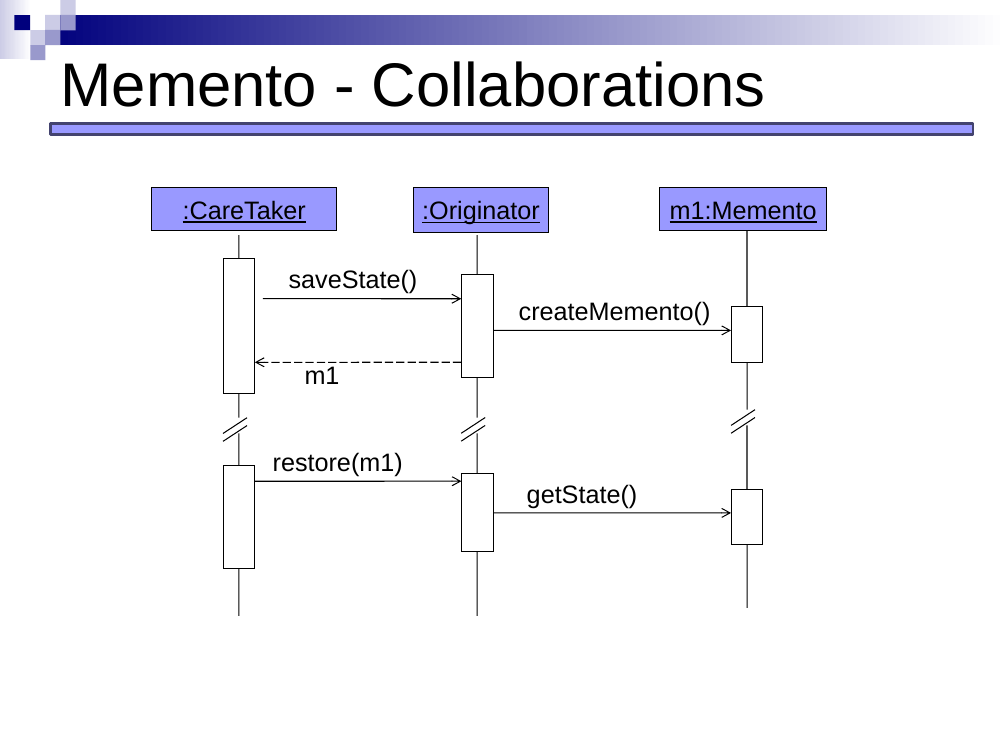
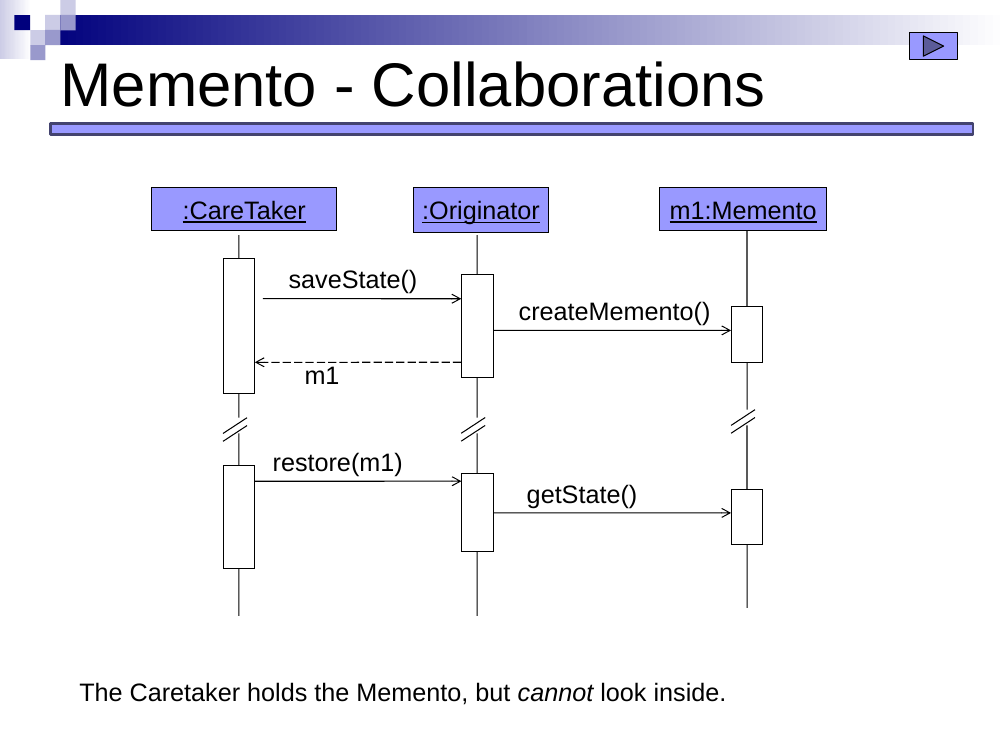
Before and after one commit to JCEleanor/CSCI-598-notes, a slide deck: slide 54 of lecture-slides/Behavioral_command_memento.pptx. Drawn at 1008x756 pixels with LibreOffice and Linux fonts; fonts in the diff are those of the drawing. Boxes give left, top, right and bottom in pixels: in the first picture for what was removed or moved away, otherwise in the second. Text is boxed around its words. In the diff, an @@ line names an element or a change of style, - is before the commit and + after.

```diff
--- a/lecture-slides/Behavioral_command_memento.pptx
+++ b/lecture-slides/Behavioral_command_memento.pptx
@@ action button forward next added at [909,32,958,59], fill #9999FF, outline #000000 0.75 pt @@
@@ text added at [79,682,727,705], 18 pt, text #000000 @@
+The Caretaker holds the Memento, but cannot look inside.
```
Also in this commit, not shown: 25 other slides changed, 1 slide added, 4 other files.
